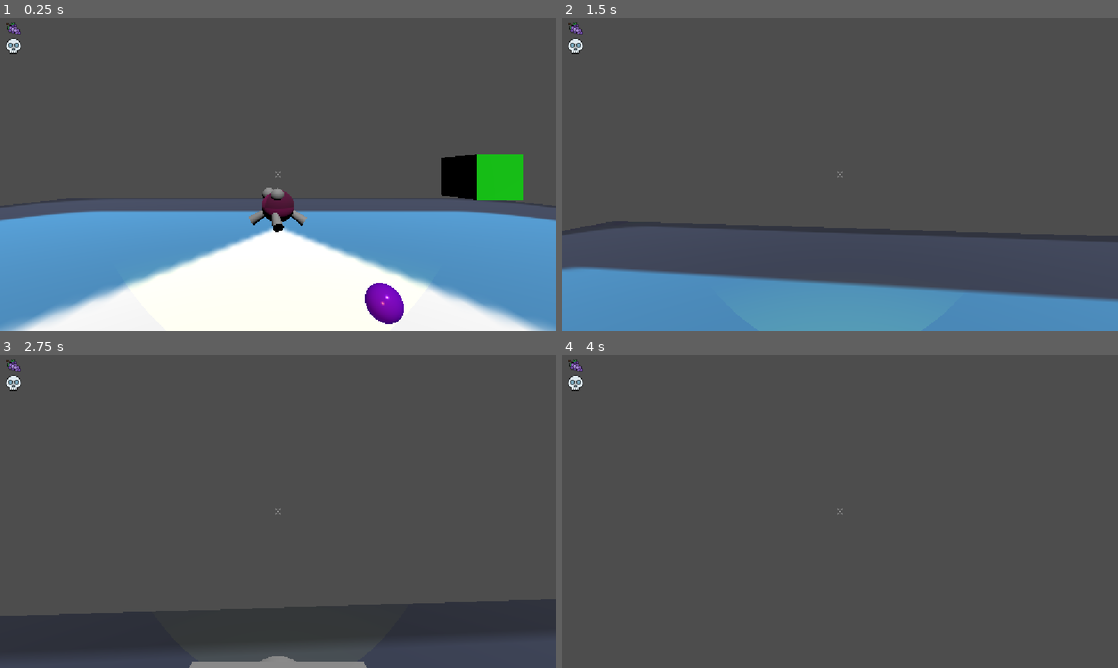
Above: before the commit, frames 1-4 (two rows, left to right).
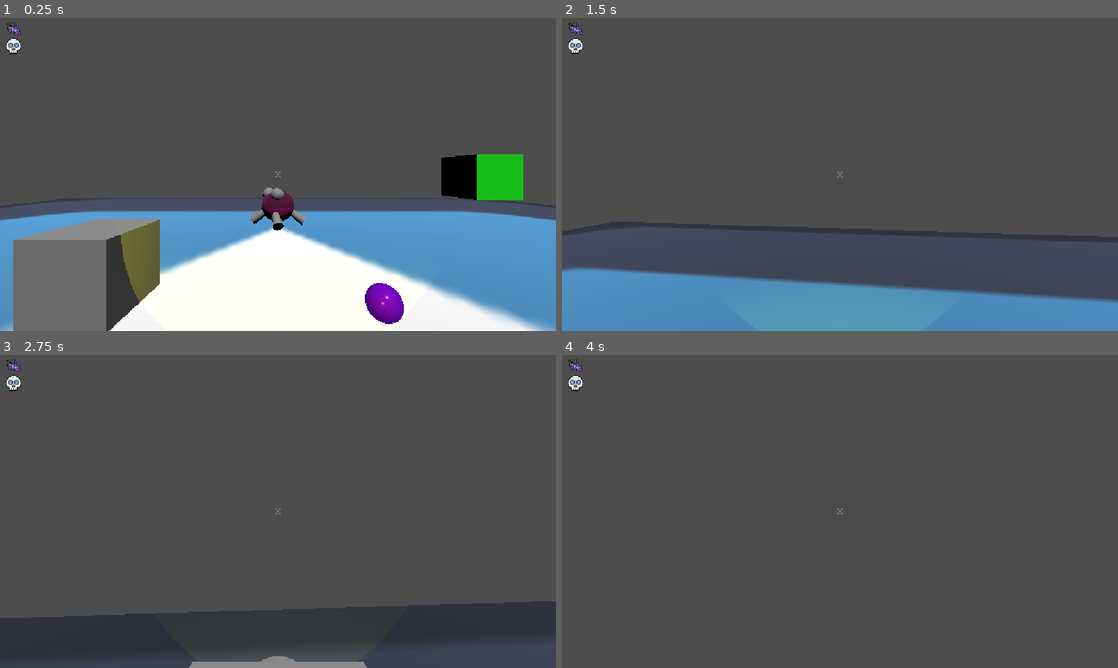
Above: after the commit, the same moments.

Repository: BrokHoly/spark-them-all
Game: Godot game, scene res://levels/sand_box.tscn
Same seed, same stepped clock (60 frames per second), same inputs: the game is played once before the commit and once after it. The engine's default icon, where the game draws it, is replaced by a stand-in: a white triangle on a blue panel in a dark square.
Inputs (mouse positions are in pixels of both pictures, inside the frame that each line leads up to):
- Up to frame 1 (0.25 s): no input
- Up to frame 2 (1.5 s): move the mouse to (867, 174) at 0.52 s; press the mouse at (867, 174) at 0.53 s; hold W (move_forward) from 0.53 s (still down); tap Space (jump) at 0.77 s; move the mouse to (812, 174) at 1.27 s; release the mouse at (812, 174) at 1.28 s; tap F (interact) at 1.35 s
- Up to frame 3 (2.75 s): keep holding W (move_forward); tap Space (jump) at 1.52 s; move the mouse to (289, 505) at 2.02 s; hold Ctrl (sprint) from 2.03 s (still down)
- Up to frame 4 (4 s): keep holding W (move_forward); move the mouse to (834, 517) at 2.77 s; release Ctrl (sprint) at 2.78 s; click (834, 517) at 2.85 s; tap Space (jump) at 3.02, 3.77 s; tap Enter at 3.5 s; move the mouse to (878, 514) at 3.52 s; hold F (interact) from 3.53 s (still down)

The runs differ from the first frame. In frame 1, 8.4% of the frame differs, in the area x 2-56%, y 54-100%; in frame 2, 0.2%; in frame 3, 0.6%; in frame 4, nothing differs.

Commit message:
Just tweak a bit Boular stats

Diff:
--- a/characters/enemies/boular/boular.gd
+++ b/characters/enemies/boular/boular.gd
@@ -2,14 +2,14 @@
 
 signal killed
 
-const SPEED = 3.0
+const SPEED = 2.5
 var HEALTH = 5
 
 var time_since_last_hit = 0.0
 
 var grape_scene : PackedScene = preload("res://collectibles/loots/boular_grape.tscn")
 
-@export var player: Node3D   # Assign player in inspector or dynamically
+@export var player: Node3D
 
 func _ready() -> void:
 	killed.connect(player.on_ennemy_killed)
@@ -45,7 +45,6 @@
 	if time_since_last_hit >= damage_cooldown:
 		HEALTH -= damage_per_tick
 		time_since_last_hit = 0.0  # reset cooldown
-		print("Boular hit! Health:", HEALTH)
 		if HEALTH <= 0:
 			_drop_grapes()
 			emit_signal("killed")
@@ -65,17 +64,12 @@
 		var offset = Vector3(randf() - 0.5, 0, randf() - 0.5) * 0.5  # small horizontal jitter
 		grape.global_transform.origin = global_transform.origin + Vector3(0, 1.0, 0) + offset
 
-		# Wake up physics
 		grape.sleeping = false
-
-		# Random "gentle explosion" direction
-		var horizontal_angle = randf() * TAU  # full 360°
+		var horizontal_angle = randf() * TAU
 		var horizontal_radius = randf_range(0.3, 0.7)
 		var direction = Vector3(sin(horizontal_angle) * horizontal_radius, 1.0, cos(horizontal_angle) * horizontal_radius).normalized()
 
-		# Apply gentle force
 		var force_magnitude = randf_range(6.0, 10.0)
 		grape.apply_impulse(Vector3.ZERO, direction * force_magnitude)
 
-		# Small spin for realism
 		grape.angular_velocity = Vector3(randf() - 0.5, randf() - 0.5, randf() - 0.5)
--- a/levels/sand_box.tscn
+++ b/levels/sand_box.tscn
@@ -32,7 +32,6 @@
 
 [node name="ProtoRamp" parent="." unique_id=239166772 instance=ExtResource("3_862d6")]
 transform = Transform3D(1, 0, 0, 0, 1, 0, 0, 0, 1, -2.337, 0.5, -2.681)
-visible = false
 
 [node name="DirectionalLight3D" type="DirectionalLight3D" parent="." unique_id=361703537]
 transform = Transform3D(0.9766723, -0.18596625, 0.10736766, 0, 0.49999997, 0.86602545, -0.21473533, -0.84582305, 0.48833612, 0, 2.4428096, 0)
